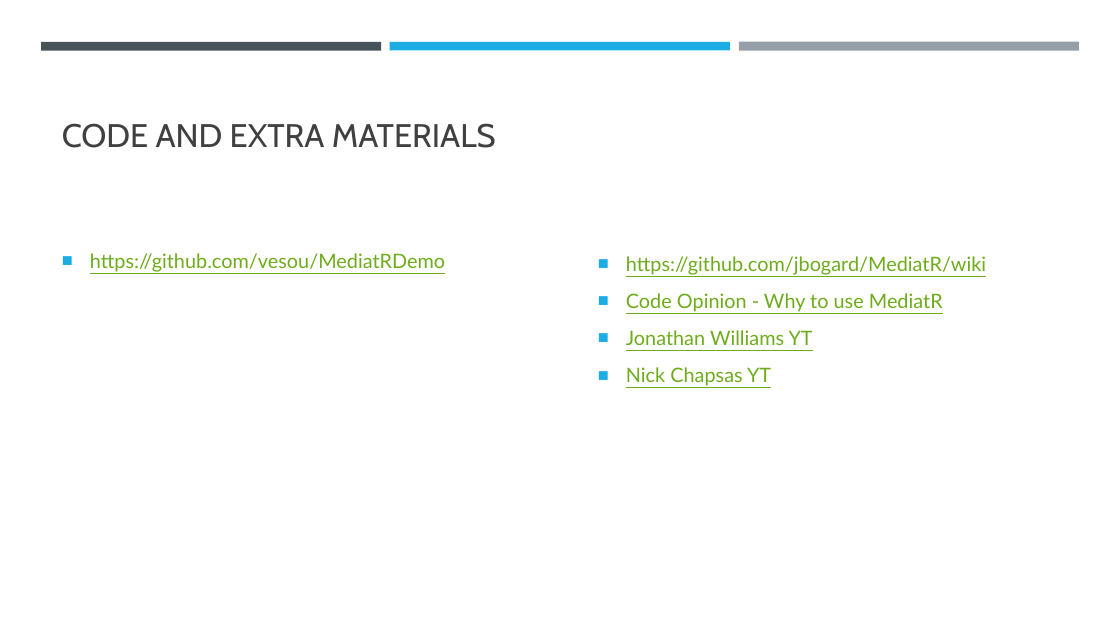
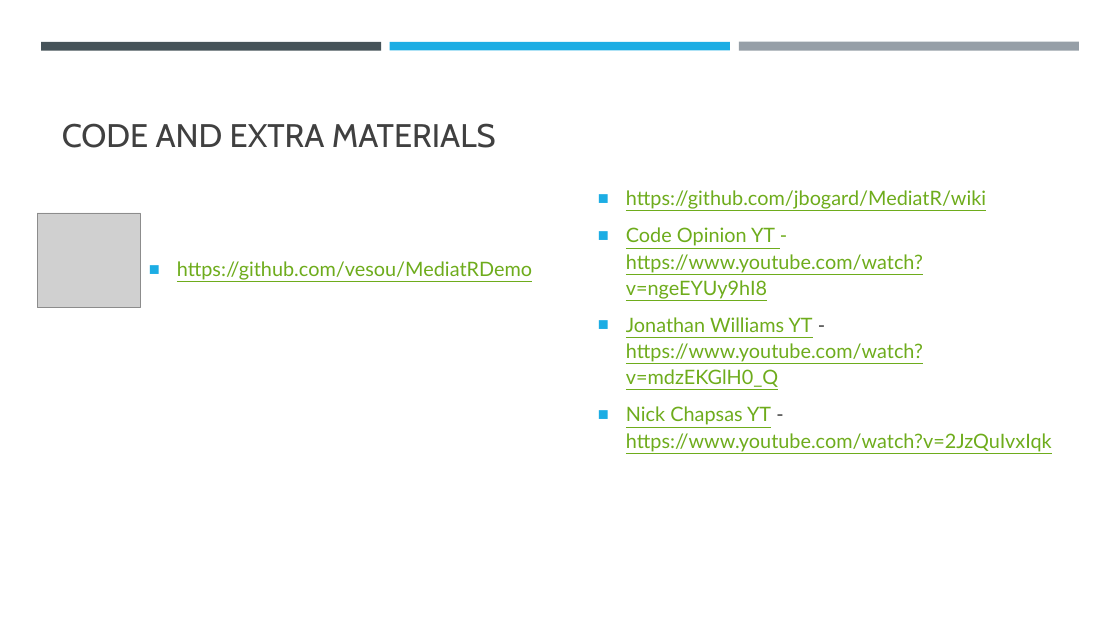
Before and after one commit to vesou/MediatRDemo, a slide deck: slide 2 of How to decouple your code.pptx (slide 3 before the commit). Drawn at 1120x630 pixels with LibreOffice and Linux fonts; fonts in the diff are those of the drawing; grey boxes stand for pictures. Boxes give left, top, right and bottom in pixels: in the first picture for what was removed or moved away, otherwise in the second. Text is boxed around its words. In the diff, an @@ line names an element or a change of style, - is before the commit and + after.

Commit message:
update presentation

```diff
--- a/How to decouple your code.pptx
+++ b/How to decouple your code.pptx
@@ picture added at box(37, 213, 140, 308) @@
@@ text "https://github.com/vesou/MediatRDemo": place and size @@
-text "https://github.com/vesou/MediatRDemo" at box(90, 253, 445, 272)
+text "https://github.com/vesou/MediatRDemo" at box(177, 261, 532, 280)
@@ text at box(626, 227, 1052, 452): text changed @@
-■ Code Opinion - Why to use MediatR
-■ Jonathan Williams YT
-■ Nick Chapsas YT
+■ Code Opinion YT - https://www.youtube.com/watch?v=ngeEYUy9hI8
+■ Jonathan Williams YT - https://www.youtube.com/watch?v=mdzEKGlH0_Q
+■ Nick Chapsas YT - https://www.youtube.com/watch?v=2JzQuIvxIqk
```
Also in this commit, not shown: 4 other slides changed, 7 slides added, 2 slides removed.
